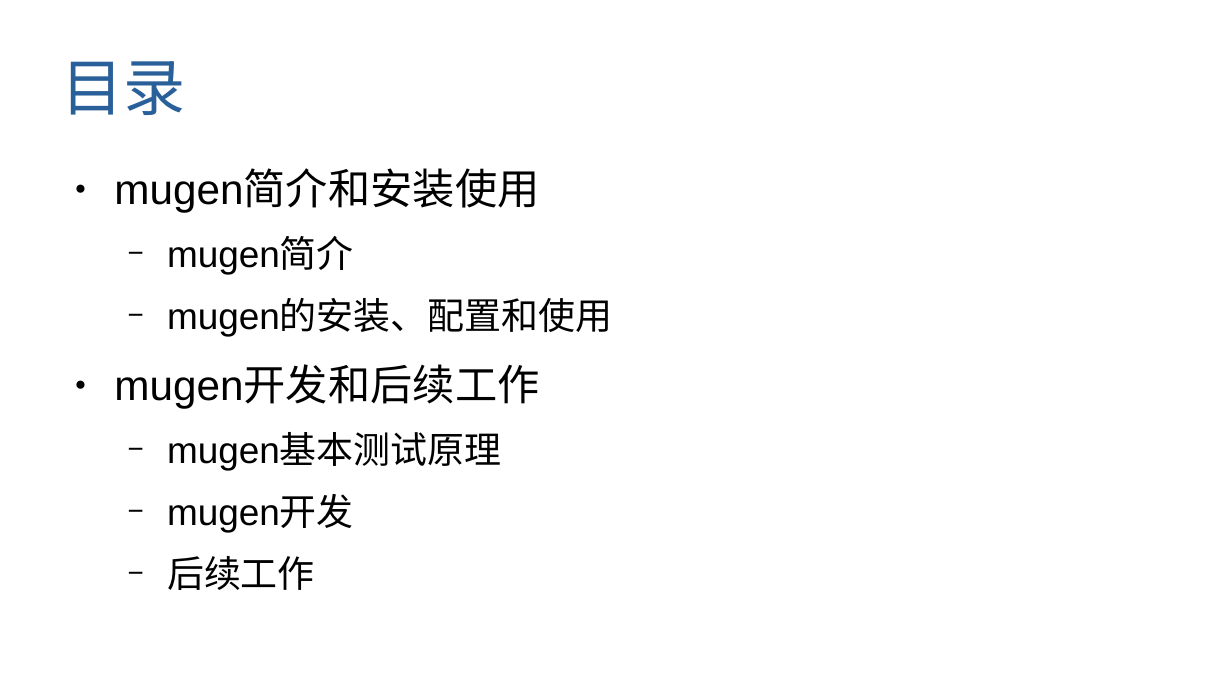
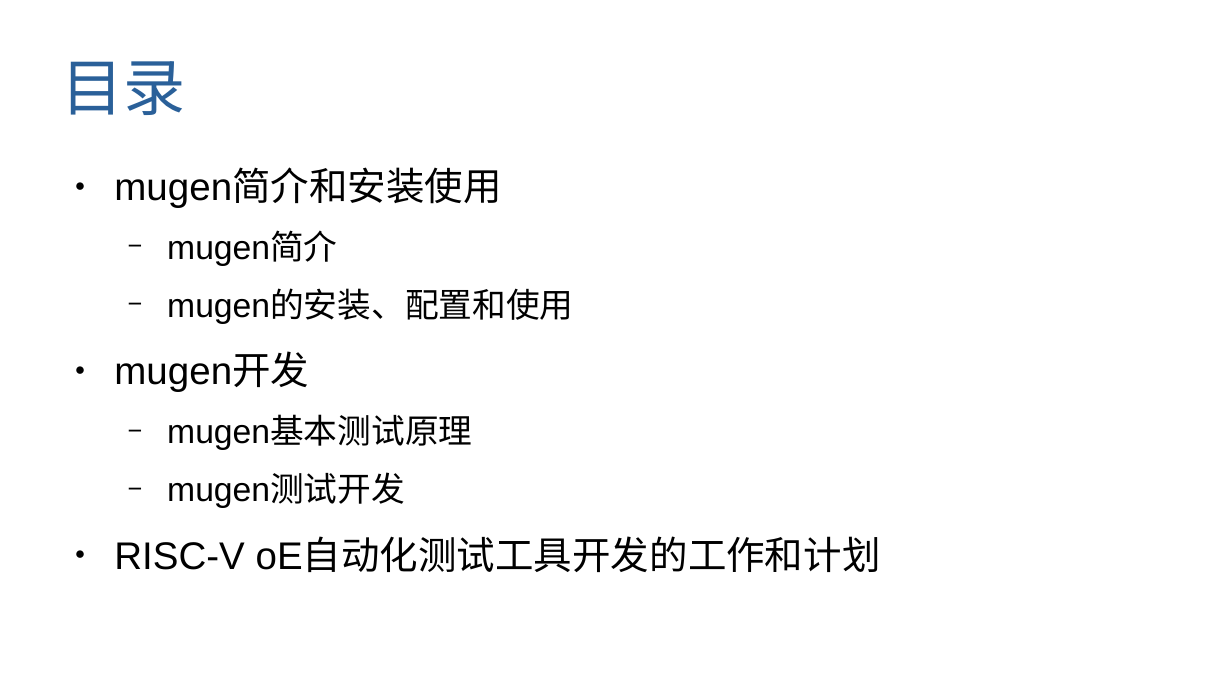
Before and after one commit to brsf11/mugen-presentation, a slide deck: slide 2 of ppt/report.odp. Drawn at 1232x693 pixels with LibreOffice and Linux fonts; fonts in the diff are those of the drawing. Boxes give left, top, right and bottom in pixels: in the first picture for what was removed or moved away, otherwise in the second. Text is boxed around its words. In the diff, an @@ line names an element or a change of style, - is before the commit and + after.

```diff
--- a/ppt/report.odp
+++ b/ppt/report.odp
@@ text at [114, 170, 573, 450]: size 27.2 to 24.8 pt in "mugen简介和安装使用"; size 23.8 to 21.7 pt in "mugen简介", "mugen的安装、配置和使用", "mugen基本测试原理" @@
@@ text at [114, 354, 309, 392]: text changed; size 27.2 to 24.8 pt @@
-● mugen开发和后续工作
+● mugen开发
@@ text at [114, 474, 881, 572]: text changed; size 23.8 to 24.8 pt @@
-  − mugen开发
-  − 后续工作
+  − mugen测试开发
+● RISC-V oE自动化测试工具开发的工作和计划
```
Also in this commit, not shown: 1 other slide changed, 1 slide added, 4 slides removed, 2 other files.
